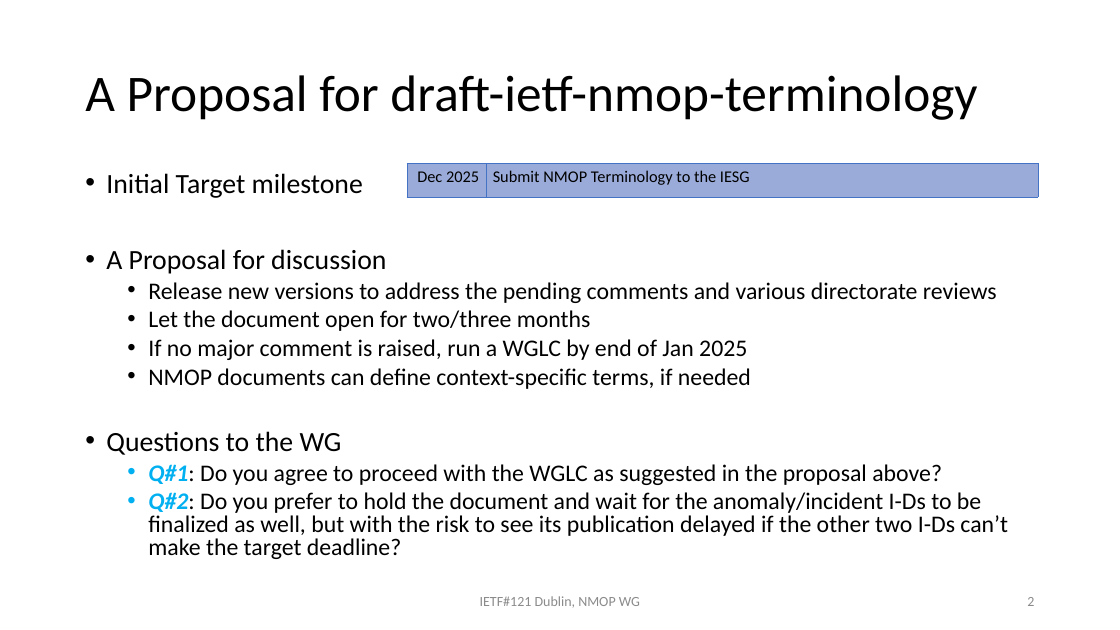
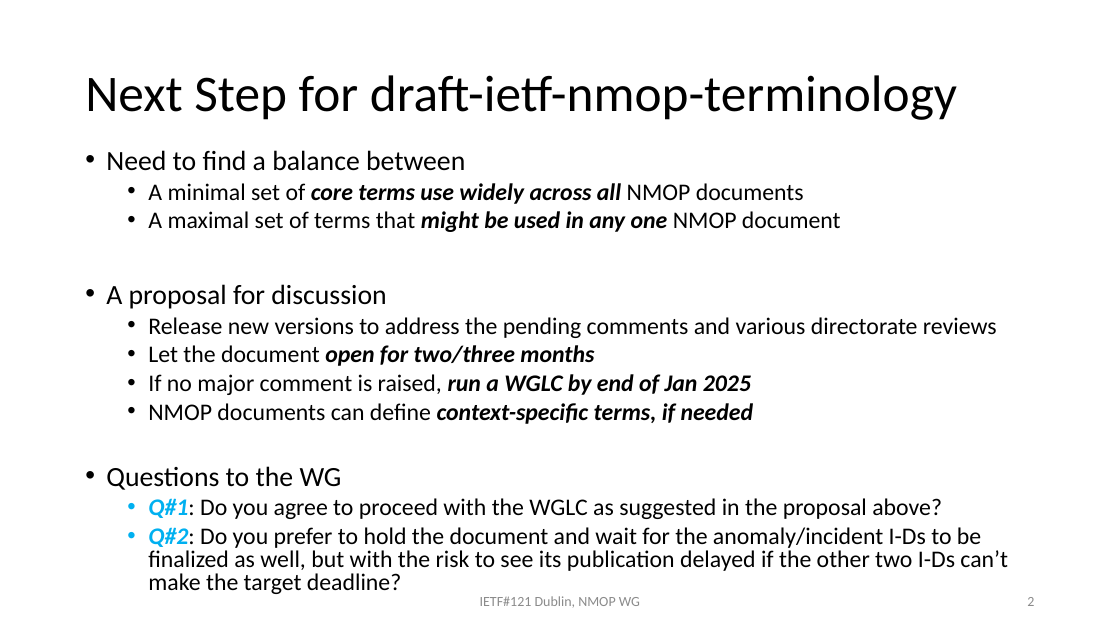
Before and after one commit to ietf-wg-nmop/IETF-Meetings, a slide deck: slide 2 of 121/nmop-terminology-chairs.pptx. Drawn at 1120x630 pixels with LibreOffice and Linux fonts; fonts in the diff are those of the drawing. Boxes give left, top, right and bottom in pixels: in the first picture for what was removed or moved away, otherwise in the second. Text is boxed around its words. In the diff, an @@ line names an element or a change of style, - is before the commit and + after.

```diff
--- a/121/nmop-terminology-chairs.pptx
+++ b/121/nmop-terminology-chairs.pptx
@@ title at box(85, 75, 957, 120): text changed @@
-A Proposal for draft-ietf-nmop-terminology
+Next Step for draft-ietf-nmop-terminology
@@ text "Need to find a balance ...": place and size @@
-text "Need to find a balance ..." at box(106, 173, 1008, 559)
+text "Need to find a balance ..." at box(106, 150, 1008, 594)
@@ text at box(106, 150, 841, 309): text changed; size 23.8 to 20.4 pt @@
-• Initial Target milestone
-• A Proposal for discussion
+• Need to find a balance between
+  • A minimal set of core terms use widely across all NMOP documents
+  • A maximal set of terms that might be used in any one NMOP document
+• A proposal for discussion
@@ table removed at box(408, 164, 1038, 197), 1 rows, 2 columns @@
-Dec 2025 | Submit NMOP Terminology to the IESG
@@ text at box(148, 345, 754, 424): bold on, italic on in "open for two/three months", "run a WGLC by end of Jan ...", "context-specific terms, if needed" @@
```
